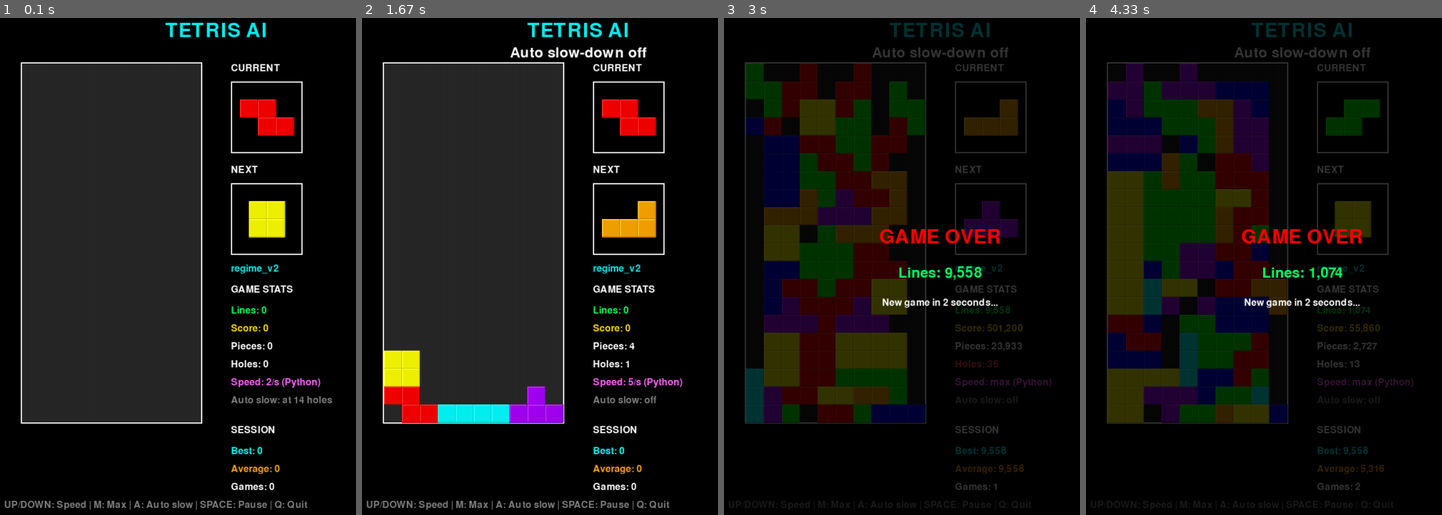
Above: before the commit, frames 1-4 (left to right).
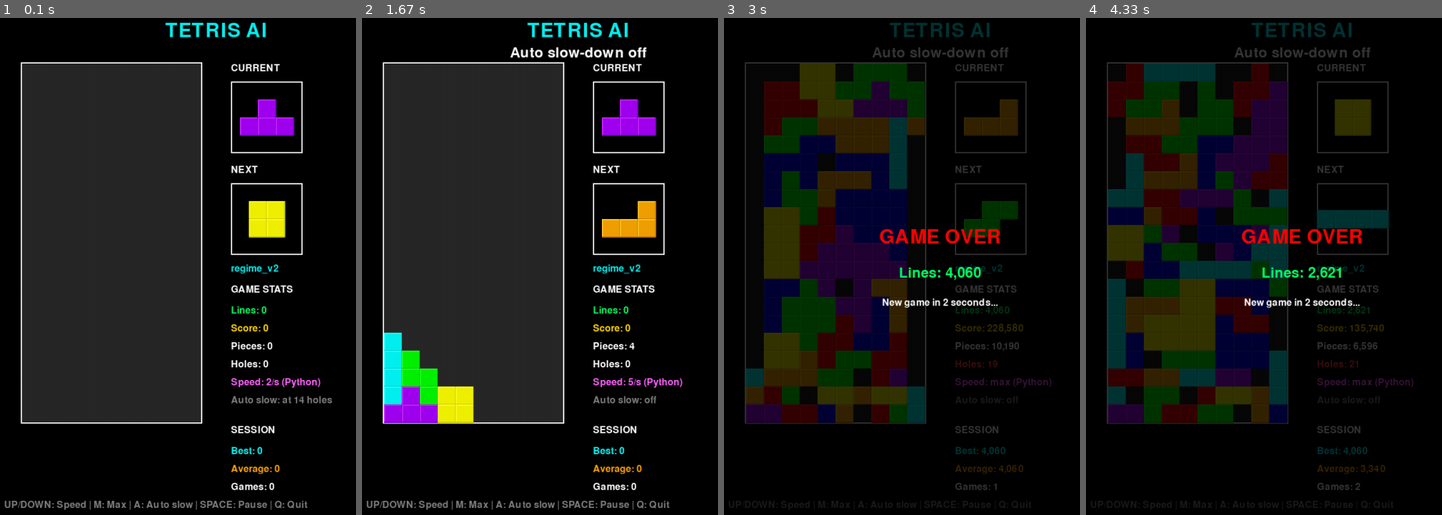
Above: after the commit, the same moments.

Repository: JCA374/tetris-heuristics
Game: pygame game, started from demo_pygame.py
The game is run twice, just before and just after one commit, with the same random seed, the same clock (stepped at 60 frames per second) and the same inputs.
Inputs:
- Up to frame 1 (0.1 s): no input
- Up to frame 2 (1.67 s): hold Up 0.33-0.8 s; hold Down 0.83-1.13 s; tap Space at 0.9, 1.23 s; hold Up 1.17-1.53 s; tap A at 1.57 s
- Up to frame 3 (3 s): tap M at 1.9 s
- Up to frame 4 (4.33 s): hold Down 3.7-4.07 s; tap Space at 3.77, 4.17 s; hold Up from 4.1 s (still down); tap = at 4.25 s

The runs differ from the first frame. In frame 1, 1.0% of the frame differs, in the area x 67-83%, y 16-24%; in frame 2, 5.1%; in frame 3, 24%; in frame 4, 32%, in the area x 6-86%, y 9-92%.

Commit message:
Pygame demo: faster max speed (byte piece queue, 4k-piece C chunks, 20 fps drawing at turbo speeds), levels up to 100k/s
Co-Authored-By: Claude Opus 5.5 <noreply@anthropic.com>

Diff:
--- a/demo_pygame.py
+++ b/demo_pygame.py
@@ -26,7 +26,9 @@
 
 from tetris import TetrisGame, Policy, fastcore
 from tetris.features import board_stats
-from tetris.pieces import make_generator
+import random
+
+from tetris.pieces import ALL_PIECES
 from demo import default_model
 
 # Initialize Pygame
@@ -73,30 +75,43 @@
 FPS = 60
 
 # Moves per second; the last level ('max') plays as many moves as fit in each frame
-SPEEDS = [1, 2, 5, 10, 20, 50, 100, 200, 500, 1000, 2000, 5000, 10000, 20000, 'max']
+SPEEDS = [1, 2, 5, 10, 20, 50, 100, 200, 500, 1000, 2000, 5000, 10000, 20000, 50000, 100000, 'max']
 PYTHON_MAX_SPEED = 100   # above this the C core plays (if it is available)
-FRAME_BUDGET_MS = 14     # time per frame spent on AI moves at high speed
+FRAME_BUDGET_MS = 14     # time per frame spent on AI moves at 60 fps
+TURBO_FROM = 20000       # from this speed on, draw 20 fps and give the C core 45 ms per frame
+TURBO_FPS, TURBO_BUDGET_MS = 20, 45
+CHUNK = 4096             # pieces per C call (the frame deadline is checked between calls)
 
 
 class PieceQueue:
-    """Upcoming pieces; current = items[0], next = items[1]. Shared by the Python and C engines."""
+    """
+    Upcoming pieces as indices into ALL_PIECES (a bytearray, so the C core can take
+    them without conversion); current = items[0], next = items[1]. Shared by both engines.
+    """
 
     def __init__(self, randomizer='random'):
-        self.generator = make_generator(randomizer, None)
-        self.items = []
+        self.rng = random.Random()
+        self.bag = randomizer == 'bag'
+        self.items = bytearray()
         self.ensure(2)
 
     def ensure(self, n):
         while len(self.items) < n:
-            self.items.append(self.generator.get_next_piece())
+            if self.bag:                        # 7-bag: every piece once per 7, shuffled
+                for _ in range(max(1, (n - len(self.items)) // 7 + 1)):
+                    bag = list(range(len(ALL_PIECES)))
+                    self.rng.shuffle(bag)
+                    self.items.extend(bag)
+            else:
+                self.items.extend(self.rng.choices(range(len(ALL_PIECES)), k=max(n - len(self.items), 256)))
 
     @property
     def current(self):
-        return self.items[0]
+        return ALL_PIECES[self.items[0]]
 
     @property
     def next(self):
-        return self.items[1]
+        return ALL_PIECES[self.items[1]]
 
     def advance(self, n=1):
         del self.items[:n]
@@ -368,6 +383,13 @@
         self.speed_index, self.slowed_from = self.slowed_from, None
         self.move_credit = 0.0
         self.notify(text, (0, 255, 100))
+
+    def turbo(self):
+        v = SPEEDS[self.speed_index]
+        return bool(self.lib) and (v == 'max' or v >= TURBO_FROM)
+
+    def frame_budget_ms(self):
+        return TURBO_BUDGET_MS if self.turbo() else FRAME_BUDGET_MS
 
     def speed_label(self):
         v = SPEEDS[self.speed_index]
@@ -400,7 +422,7 @@
                 self.check_crisis()
                 if self.speed_index != before:
                     break
-                if pygame.time.get_ticks() - start > FRAME_BUDGET_MS:
+                if pygame.time.get_ticks() - start > self.frame_budget_ms():
                     break
         if v != 'max':
             self.move_credit = max(0.0, self.move_credit - made)
@@ -416,12 +438,12 @@
         # Stop the C core the moment holes reach slow_at (unless already past it: the user chose to go fast)
         stop = self.slow_at if self.auto_slow and self.slowed_from is None and self.holes() < self.slow_at else 0
         outcome = ctypes.c_int(0)
-        deadline = time.perf_counter() + FRAME_BUDGET_MS / 1000
+        deadline = time.perf_counter() + self.frame_budget_ms() / 1000
         made = 0
         while made < owed and not g.game_over and time.perf_counter() < deadline:
-            n = int(min(owed - made, 500))
+            n = int(min(owed - made, CHUNK))
             self.stream.ensure(n + 1)          # play() places at most len-1 pieces (the last is the preview)
-            seq = (ctypes.c_int8 * (n + 1))(*(fastcore.PIECE_INDEX[p.name] for p in self.stream.items[:n + 1]))
+            seq = (ctypes.c_int8 * (n + 1)).from_buffer_copy(self.stream.items, 0)
             before = g.pieces
             self.lib.play_until(ctypes.byref(g), ctypes.byref(self.cpolicy), seq, n + 1, int(self.use_lookahead),
                                 before + n, self.counts, stop, -1, ctypes.byref(outcome))
@@ -541,7 +563,7 @@
             self.draw()
 
             # Control frame rate
-            self.clock.tick(FPS)
+            self.clock.tick(TURBO_FPS if self.turbo() else FPS)
 
         pygame.quit()
 
Not shown, changed: README.md
